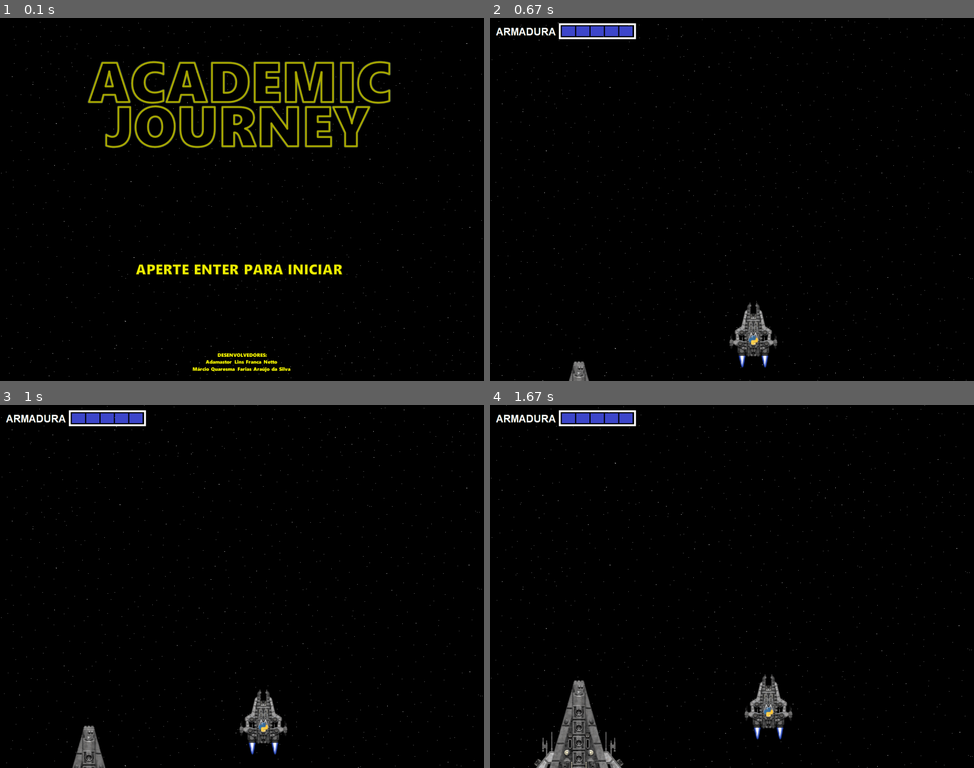
Above: before the commit, frames 1-4 (two rows, left to right).
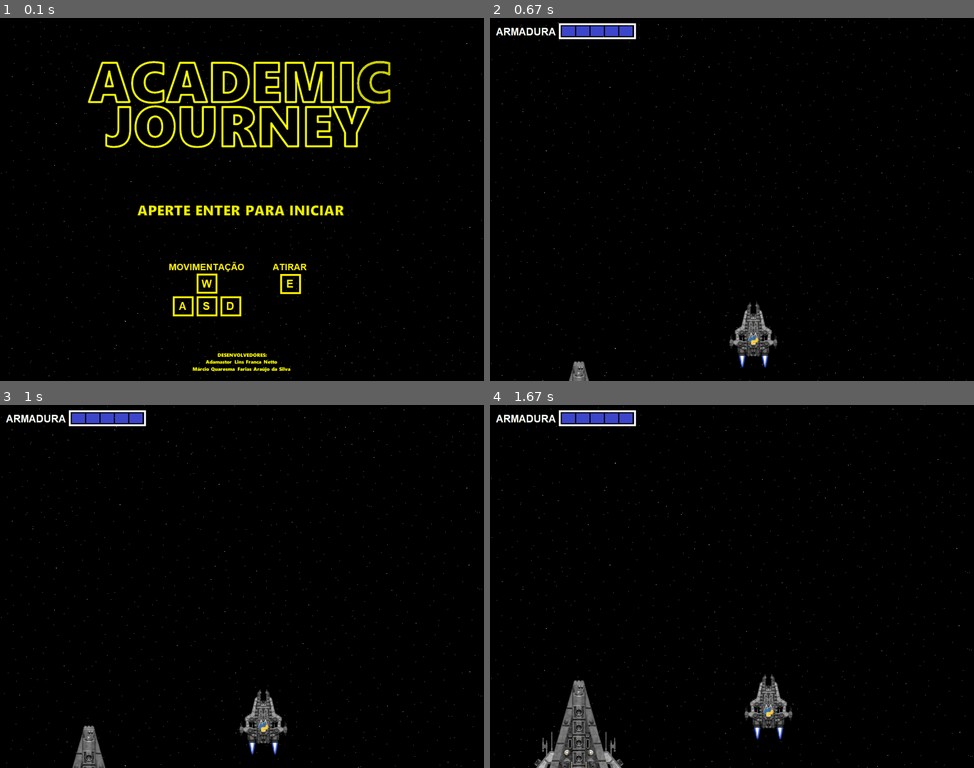
Above: after the commit, the same moments.

Repository: EpotatoJoga/jogo-academic-journey-pygame
Game: pygame game, started from principal.py
Same seed, same stepped clock (60 frames per second), same inputs: the game is played once before the commit and once after it.
Inputs:
- Up to frame 1 (0.1 s): no input
- Up to frame 2 (0.67 s): tap Enter at 0.33 s
- Up to frame 3 (1 s): tap Keypad Enter at 0.67 s
- Up to frame 4 (1.67 s): hold D 1-1.47 s; hold W from 1.5 s (still down); tap E at 1.65 s

The runs differ from the first frame. In frame 1, 5.5% of the frame differs, in the area x 18-81%, y 11-90%; in frame 2, nothing differs; in frame 3, nothing differs; in frame 4, nothing differs.

Commit message:
03/06/21 - 19:54

Diff:
--- a/conteudo.py
+++ b/conteudo.py
@@ -51,7 +51,6 @@
             self.personagens.rect[1]-=10
         else:
             self.personagens.rect[1]+=0
-
         if evento.type == pygame.KEYDOWN:
             if evento.key == pygame.K_s:
                 self.movimento_baixo = True
@@ -62,7 +61,6 @@
             self.personagens.rect[1]+=10
         else:
             self.personagens.rect[1]+=0
-
         if evento.type == pygame.KEYDOWN:
             if evento.key == pygame.K_a:
                 self.movimento_esquerda = True
@@ -73,7 +71,6 @@
             self.personagens.rect[0]-=10
         else:
             self.personagens.rect[0]+=0
-
         if evento.type == pygame.KEYDOWN:
             if evento.key == pygame.K_d:
                 self.movimento_direita = True
@@ -84,7 +81,6 @@
             self.personagens.rect[0]+=10
         else:
             self.personagens.rect[0]+=0
-
         if evento.type == pygame.KEYDOWN:
             if evento.key == pygame.K_RETURN:
                 self.teclaenter = True
--- a/jogo.py
+++ b/jogo.py
@@ -285,9 +285,9 @@
             if self.comando.personagens.rect[1] <= 370:
                 self.comando.personagens.rect[1] = 370
                 self.nave.contagem_enter += 1
-                #pygame.mixer.init()
-                #self.som_dialogo = pygame.mixer.Sound("arquivos/gravacao1.mpeg")
-                #self.som_dialogo.play()
+                pygame.mixer.init()
+                self.som_dialogo = pygame.mixer.Sound("arquivos/gravacao1.mpeg")
+                self.som_dialogo.play()
         if self.contagem_dialogo1 == 3:
             self.comando.personagens.rect[1] += 6
             if self.comando.personagens.rect[1] >= 960:
@@ -301,9 +301,9 @@
                 self.comandoo.personagens.rect[1] = 370
                 self.contagem_resili += 1
                 self.contagem_dialogo1 += 1
-                #pygame.mixer.init()
-                #self.som_dialogo = pygame.mixer.Sound("arquivos/gravacao3.mpeg")
-                #self.som_dialogo.play()
+                pygame.mixer.init()
+                self.som_dialogo = pygame.mixer.Sound("arquivos/gravacao3.mpeg")
+                self.som_dialogo.play()
         if self.contagem_dialogo1 == 5:
             self.comandoo.personagens.rect[1] += 6
             if self.comandoo.personagens.rect[1] >= 960:
@@ -315,9 +315,9 @@
             self.comandooo.personagens.rect[1] -= 3
             if self.comandooo.personagens.rect[1] <= 370:
                 self.comandooo.personagens.rect[1] = 370
-                #pygame.mixer.init()
-                #self.som_dialogo = pygame.mixer.Sound("arquivos/gravacao4.mpeg")
-                #self.som_dialogo.play()
+                pygame.mixer.init()
+                self.som_dialogo = pygame.mixer.Sound("arquivos/gravacao4.mpeg")
+                self.som_dialogo.play()
                 self.contagem_destre += 1
                 self.contagem_dialogo1 += 1
         if self.contagem_dialogo1 == 7:
@@ -393,10 +393,10 @@
             self.dialogo1.personagens.kill()
             self.contagem_dialogo1 +=1
             self.dialogo1 = Conteudo("arquivos/dialogo" + str(self.contagem_dialogo1) + ".png", 330, 120)
-            #if self.contagem_dialogo1 <= 2:
-                #pygame.mixer.init()
-                #self.som_dialogo = pygame.mixer.Sound("arquivos/gravacao2.mpeg")
-                #self.som_dialogo.play()
+            if self.contagem_dialogo1 <= 2:
+                pygame.mixer.init()
+                self.som_dialogo = pygame.mixer.Sound("arquivos/gravacao2.mpeg")
+                self.som_dialogo.play()
             print("Nº dialogo:", self.contagem_dialogo1)
         if self.contagem_dialogo1 == 5:
             self.dialogo2.personagens.kill()
@@ -552,16 +552,16 @@
             self.comandoooo.personagens.rect[1] -= 3
             if self.comandoooo.personagens.rect[1] <= 370:
                 self.comandoooo.personagens.rect[1] = 370
-                #pygame.mixer.init()
-                #self.som_dialogo = pygame.mixer.Sound("arquivos/gravacao5.mpeg")
-                #self.som_dialogo.play()
+                pygame.mixer.init()
+                self.som_dialogo = pygame.mixer.Sound("arquivos/gravacao5.mpeg")
+                self.som_dialogo.play()
                 self.inicio1 = 1
             if self.contagem_dialogo1 == 8:
                 self.dialogo4.personagens.kill()
             if self.contagem_dialogo1 == 9:
-                #pygame.mixer.init()
-                #.som_dialogo = pygame.mixer.Sound("arquivos/gravacao6.mpeg")
-                #self.som_dialogo.play()
+                pygame.mixer.init()
+                self.som_dialogo = pygame.mixer.Sound("arquivos/gravacao6.mpeg")
+                self.som_dialogo.play()
                 self.dialogo5.personagens.kill()
             if self.contagem_dialogo1 == 10:
                 self.comandoooo.personagens.rect[1] += 6
--- a/principal.py
+++ b/principal.py
@@ -7,7 +7,7 @@
     def __init__(self, sizex, sizey, titulo):
         pygame.mixer.init()
         pygame.mixer.music.load("arquivos/tema.ogg")
-        pygame.mixer.music.set_volume(0.4)
+        pygame.mixer.music.set_volume(0.1)
         pygame.mixer.music.play(-1)
         pygame.display.set_caption(titulo)
         self.tela = pygame.display.set_mode([sizex, sizey])
Binary file changed: arquivos/menu.png
Not shown, added: arquivos/ACADEMIC JOURNEY.mp4
